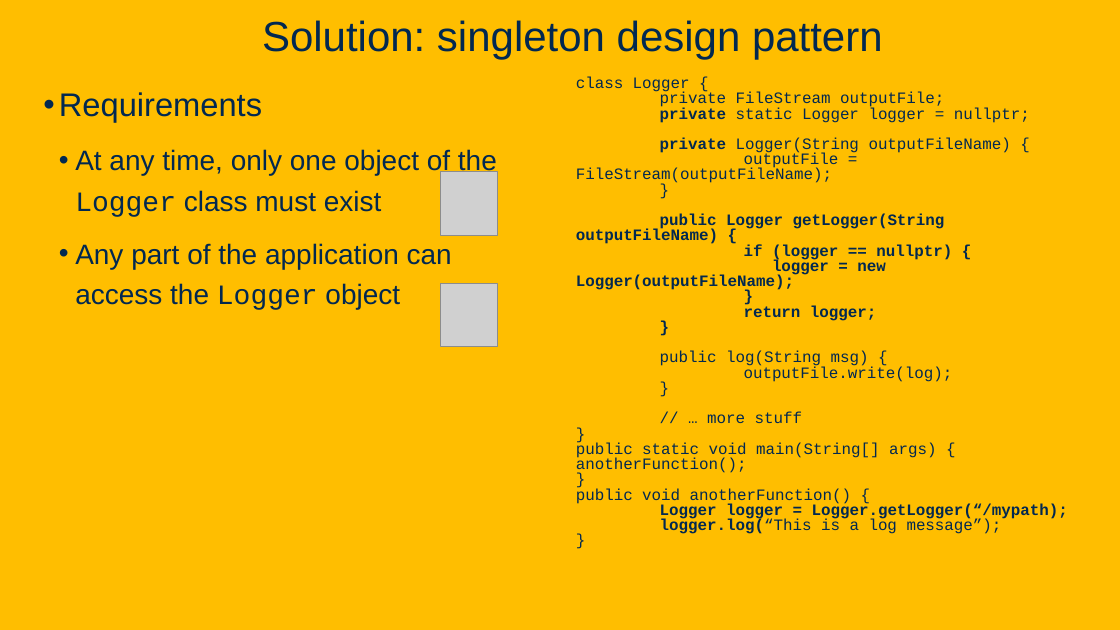
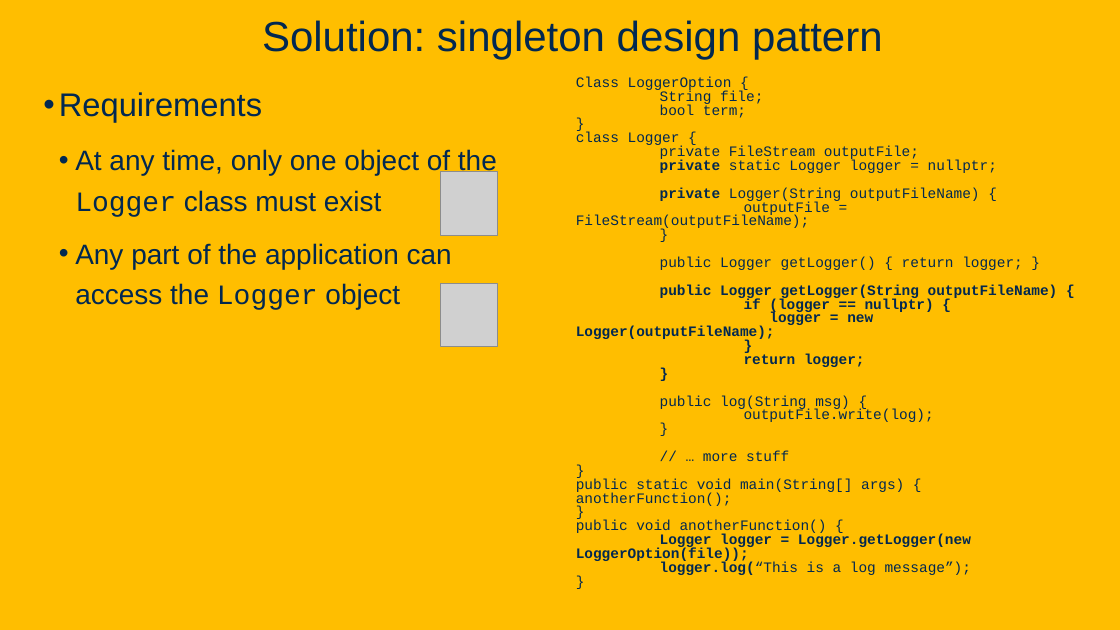
Before and after one commit to davsec-teaching/ECS160-Winter2025, a slide deck: slide 15 of slides/8_design_patterns.pptx (slide 14 before the commit). Drawn at 1120x630 pixels with LibreOffice and Linux fonts; fonts in the diff are those of the drawing; grey boxes stand for pictures; background and template pictures are left out. Boxes give left, top, right and bottom in pixels: in the first picture for what was removed or moved away, otherwise in the second. Text is boxed around its words. In the diff, an @@ line names an element or a change of style, - is before the commit and + after.

Commit message:
Updated design slides

```diff
--- a/slides/8_design_patterns.pptx
+++ b/slides/8_design_patterns.pptx
@@ text at [576, 76, 763, 118]: paragraphs added @@
+Class LoggerOption {
+String file;
+bool term;
+}
@@ text at [576, 132, 1058, 575]: size 13.6 to 12.4 pt in "class Logger {", "private FileStream outputFile;", "private static Logger logger = nullptr;", "private Logger(String outputFileName) {" and 18 more places @@
@@ text at [660, 257, 1023, 270]: paragraph added @@
+public Logger getLogger() { return logger; }
@@ text at [576, 534, 971, 563]: text changed; size 13.6 to 12.4 pt @@
-Logger logger = Logger.getLogger(“/mypath);
+Logger logger = Logger.getLogger(new LoggerOption(file));
```
Also in this commit, not shown: 14 other slides changed, 17 slides added.
